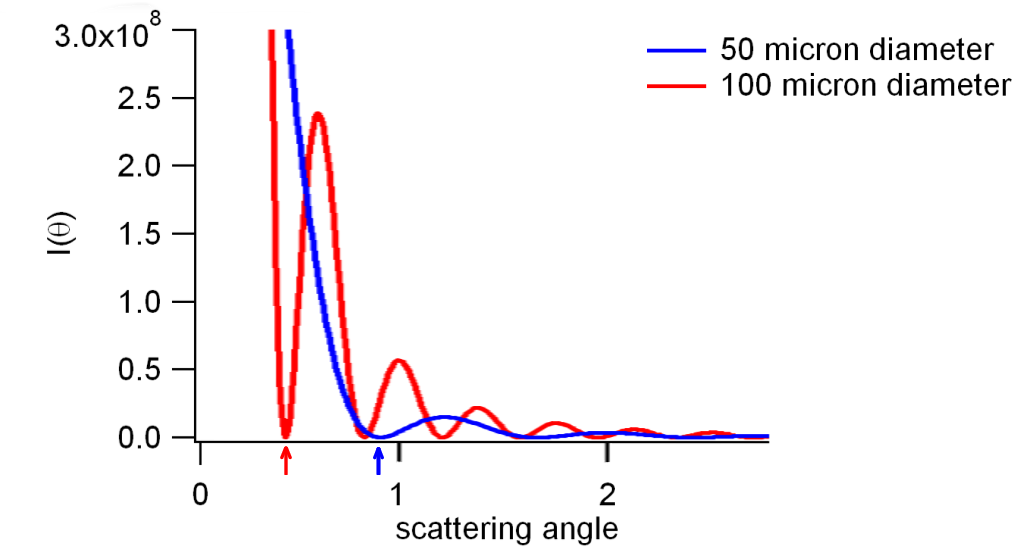
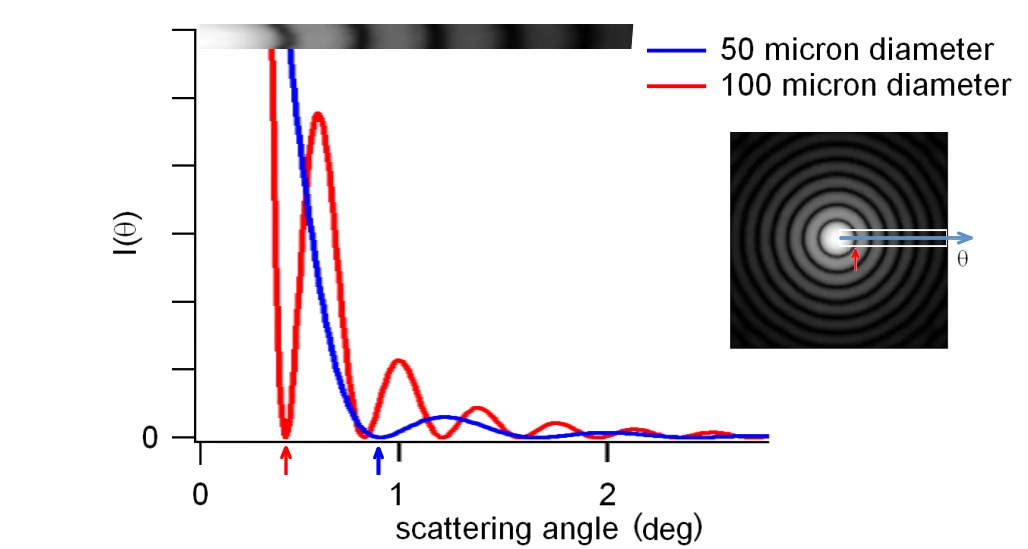
Before/after of a (1028, 549) layered artwork. What changed in the layer stack:
added layer "Paint Layer 6 (pasted)" (99%) above "Paint Layer 4" over [64,192,973,320]
added layer "Paint Layer 4" above "Paint Layer 4 (pasted)" over [768,192,973,320]
painted on "Paint Layer 4 (pasted)" over [192,24,1012,192]
removed layer "Paint Layer 3" over [275,384,510,506]
removed layer "Обычный слой 2" over [194,24,642,547]
removed layer "Обычный слой 3 (вставлено)" over [47,2,834,547]
added layer "Paint Layer 3 (pasted)" (1st of 2) above "Paint Layer 3 (pasted)" over [832,192,973,320]
added layer "Paint Layer 3 (pasted)" (2nd of 2) above "Paint Layer 2 (pasted)" over [336,192,896,507]
added layer "Paint Layer 2 (pasted)" (1st of 5) above "Group 1" over [730,132,973,349]
added group "Group 1" with 4 layers above "Background" over [47,2,1012,547]
added layer "Paint Layer 2 (pasted)" (2nd of 5, in "Group 1") in group "Group 1" over [576,24,960,547]
added layer "Paint Layer 2 (pasted)" (3rd of 5, in "Group 1") in group "Group 1" over [47,2,1012,547]
added layer "Paint Layer 2 (pasted)" (4th of 5, in "Group 1") in group "Group 1" over [640,37,1012,547]
added layer "Paint Layer 2 (pasted)" (5th of 5, in "Group 1") in group "Group 1" over [512,448,702,547]
added layer "Background" over [47,2,1012,547]
